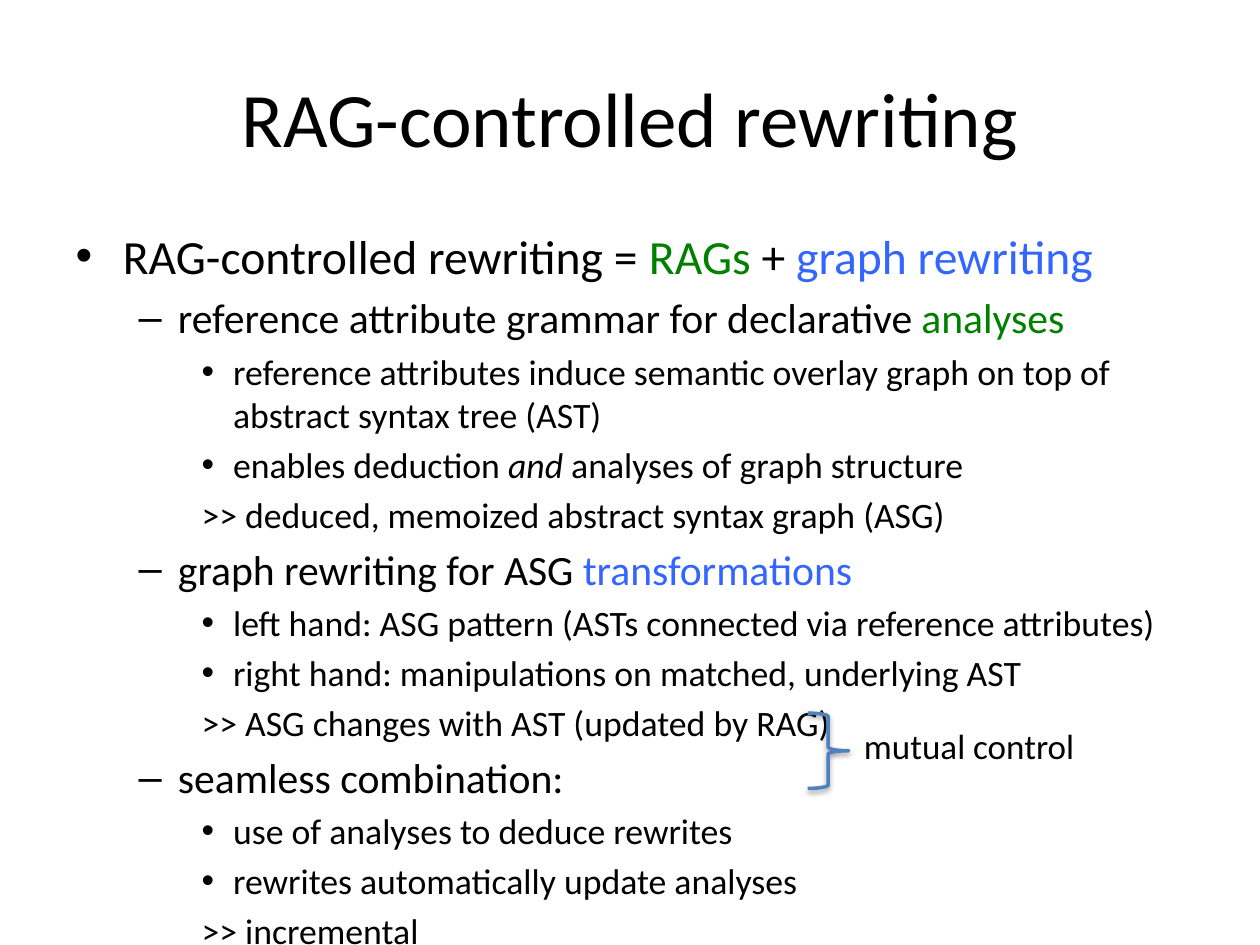
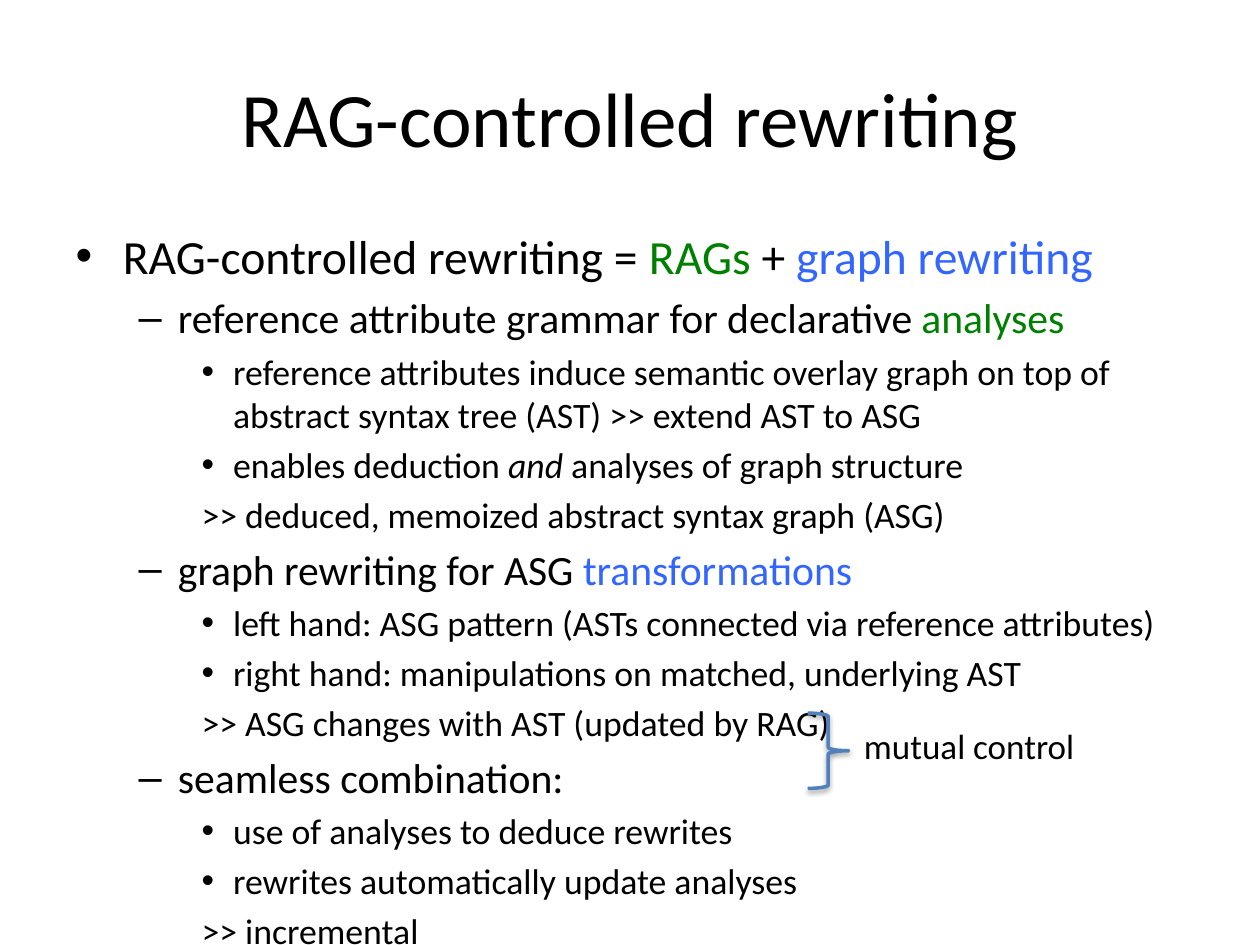
Before and after one commit to christoff-buerger/racr, a slide deck: slide 7 of examples/ttc-2015-fuml-activity-diagrams/documentation/figures/solution-presentation.pptx. Drawn at 1260x945 pixels with LibreOffice and Linux fonts; fonts in the diff are those of the drawing. Boxes give left, top, right and bottom in pixels: in the first picture for what was removed or moved away, otherwise in the second. Text is boxed around its words. In the diff, an @@ line names an element or a change of style, - is before the commit and + after.

```diff
--- a/examples/ttc-2015-fuml-activity-diagrams/documentation/figures/solution-presentation.pptx
+++ b/examples/ttc-2015-fuml-activity-diagrams/documentation/figures/solution-presentation.pptx
@@ text at (233,360,1110,434): text changed @@
-    • reference attributes induce semantic overlay graph on top of abstract syntax tree (AST)
+    • reference attributes induce semantic overlay graph on top of abstract syntax tree (AST) >> extend AST to ASG
```
Also in this commit, not shown: 1 other slide changed, 2 slides added, 1 other file.
